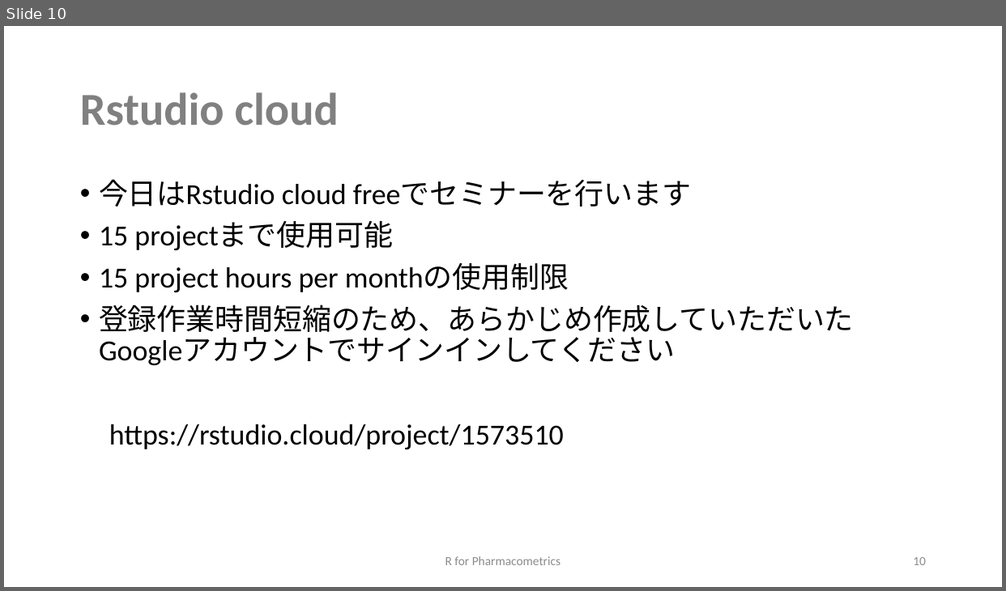
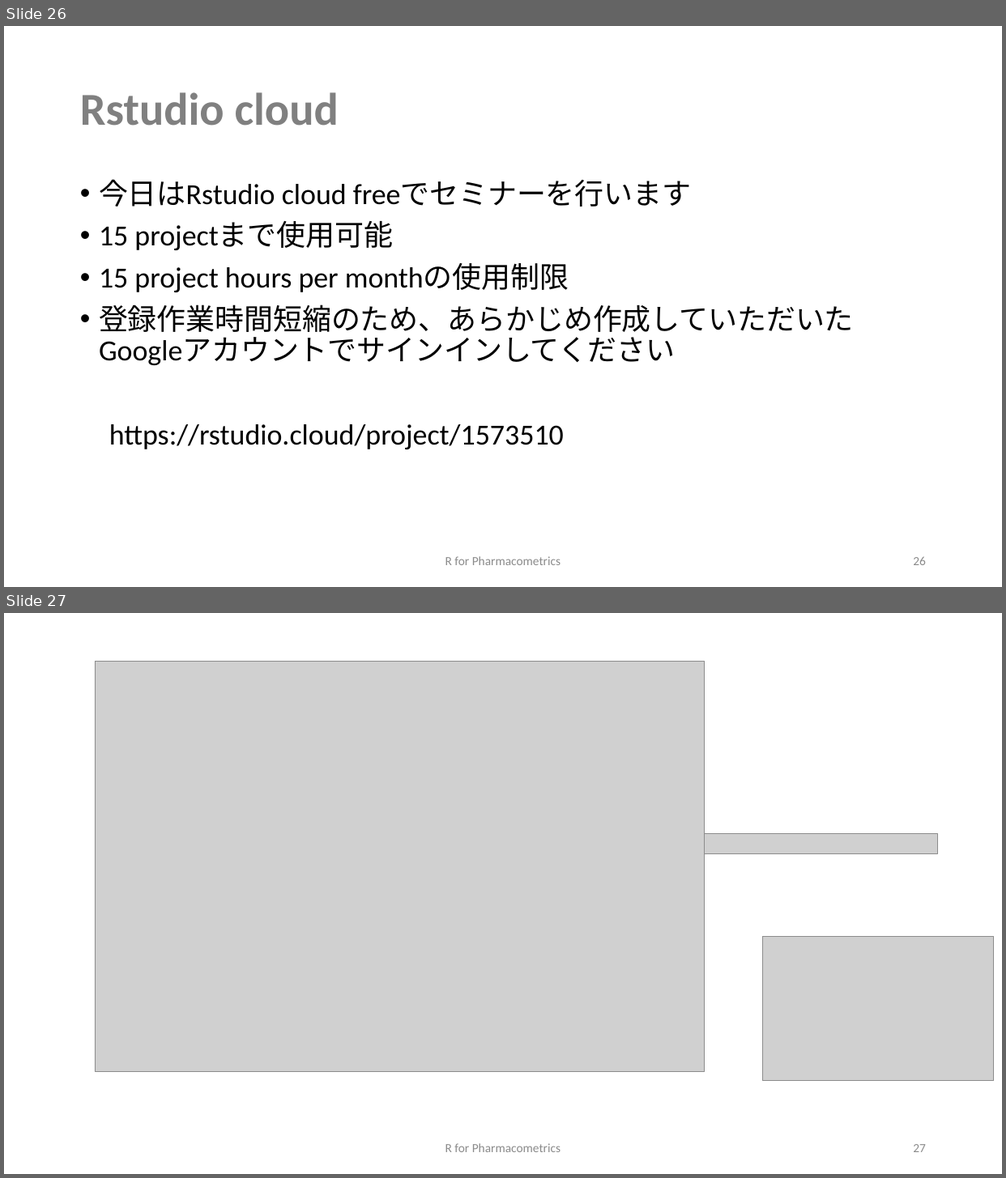
Before and after one commit to MasatoFukae/R-for-PMx, a slide deck: sample/0_introduction.pptx. Shown one above the other, each under a label of ours: slide 10 before the commit, slides 26 and 27 after it. The pictures are 1006x591 and 1006x1178 pixels, drawn with LibreOffice and Linux fonts; fonts in the diff are those of the drawing; grey boxes stand for pictures. Boxes give left, top, right and bottom in pixels: in the first picture for what was removed or moved away, otherwise in the second. Text is boxed around its words. In the diff, an @@ line names an element or a change of style, - is before the commit and + after.

```diff
--- a/sample/0_introduction.pptx
+++ b/sample/0_introduction.pptx
@@ slide 27 added at (4, 613, 1002, 1174), background #FFFFFF @@
@@ picture added at (95, 661, 704, 1072) @@
@@ picture added at (560, 834, 938, 854) @@
@@ picture added at (762, 936, 994, 1081) @@
@@ text added at (445, 1144, 560, 1152), 12 pt, text #8C8C8C @@
+R for Pharmacometrics
@@ page number added at (913, 1144, 926, 1152), 12 pt, text #8C8C8C @@
+27
@@ what was slide 10 is now slide 26 @@
@@ page number at (913, 557, 926, 565): text changed @@
-10
+26
```
Also in this commit, not shown: 4 slides changed, 14 other slides added.
